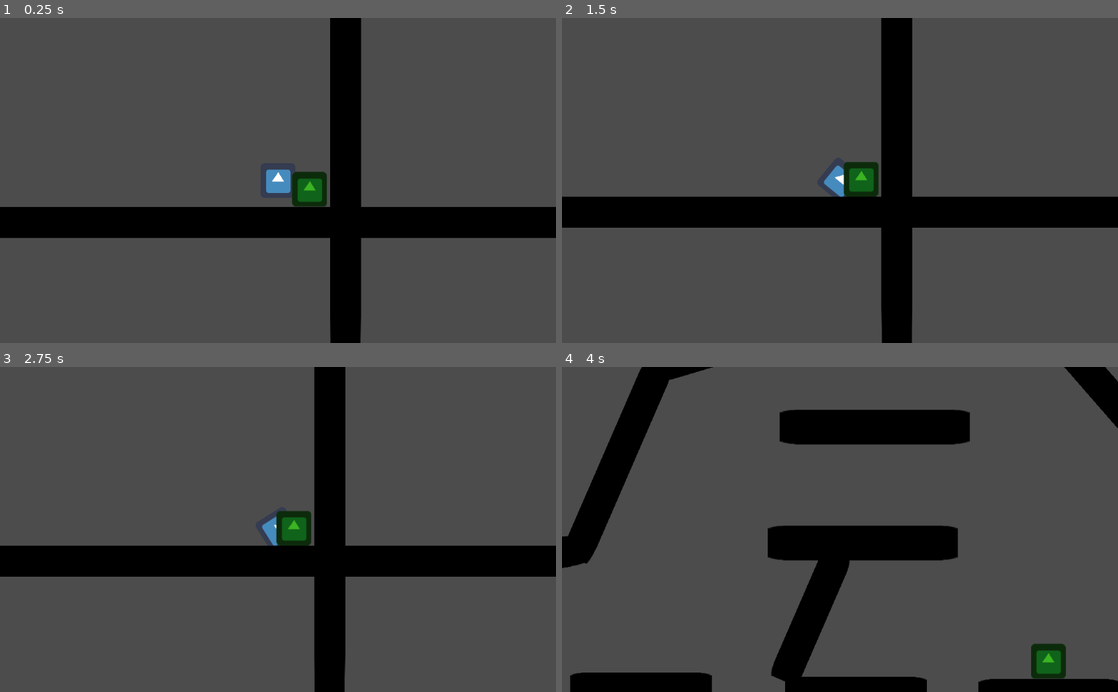
Above: before the commit, frames 1-4 (two rows, left to right).
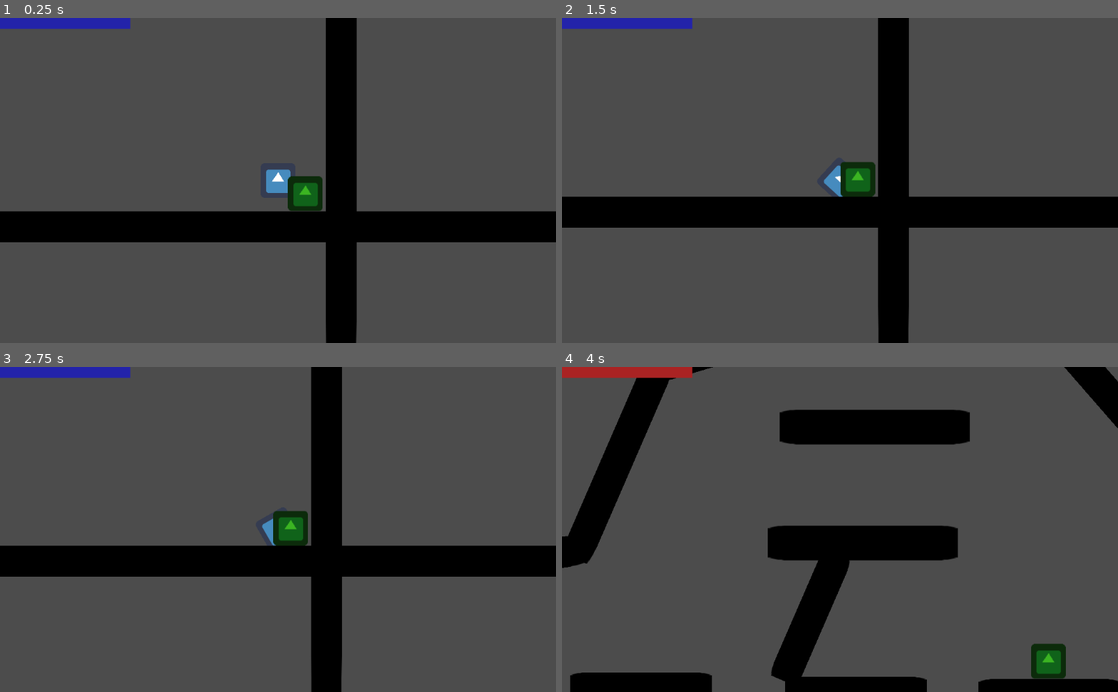
Above: after the commit, the same moments.

Repository: ChibiDenDen/Jook
Game: Godot game, scene res://Scenes/PhysicsGame.tscn
The game is run twice, just before and just after one commit, with the same random seed, the same clock (stepped at 60 frames per second) and the same inputs. The engine's default icon, where the game draws it, is replaced by a stand-in: a white triangle on a blue panel in a dark square.
Inputs (mouse positions are in pixels of both pictures, inside the frame that each line leads up to):
- Up to frame 1 (0.25 s): no input
- Up to frame 2 (1.5 s): move the mouse to (962, 164) at 0.52 s; hold Right (ui_right) 0.53-1.28 s; click (962, 164) at 0.67 s; move the mouse to (728, 196) at 1.27 s; hold Left (ui_left) from 1.28 s (still down)
- Up to frame 3 (2.75 s): tap Enter at 2 s; move the mouse to (333, 458) at 2.02 s; release Left (ui_left) at 2.03 s; hold Right (ui_right) from 2.03 s (still down)
- Up to frame 4 (4 s): move the mouse to (812, 594) at 2.77 s; release Right (ui_right) at 2.78 s; hold Up (ui_up) 2.78-3.53 s; click (812, 594) at 2.92 s; move the mouse to (1006, 578) at 3.52 s; hold Left (ui_left) from 3.53 s (still down)

The runs differ from the first frame. In frame 1, 5.4% of the frame differs, in the area x 0-100%, y 0-100%; in frame 2, 2.2%; in frame 3, 2.1%; in frame 4, 0.8%.

Commit message:
Add fuel implementation and representation
Signed-off-by: DaividFrank <DaividSavernin@outlook.com>

Diff:
--- a/Objects/Player/Player.gd
+++ b/Objects/Player/Player.gd
@@ -26,9 +26,24 @@
 var last_linear_velocity : Vector2
 const survivable_hit_force := 100.0
 
+export var use_fuel := true
+export var max_fuel := 50.0
+export var fuel_empty_time := 1.0
+export var fuel_fill_time := 0.5
+var filling_fuel := false
+var cur_fuel := 50.0
+
+var fuel_progress : ProgressBar
+const RED_COLOR := Color(0.67, 0.14, 0.14)
+const BLUE_COLOR := Color(0.14, 0.14, 0.67)
+
 # Called when the node enters the scene tree for the first time.
 func _ready():
-	pass # Replace with function body.
+	fuel_progress = get_tree().current_scene.get_node("UI").get_fuel()
+	if use_fuel:
+		fuel_progress.max_value = max_fuel
+	else:
+		fuel_progress.visible = false
 
 func set_camera_zoom(zoom : Vector2):
 	$Camera2D.zoom = zoom
@@ -42,12 +57,21 @@
 	$Camera2D.zoom.y = min(max(min_camera_zoom, $Camera2D.zoom.y + zoom_step), max_camera_zoom)
 	last_linear_velocity = linear_velocity
 
+	fuel_progress.value = cur_fuel
+	if use_fuel and $BoostTimer.is_stopped() and !filling_fuel:
+		fuel_progress.get_stylebox("fg").set_bg_color(BLUE_COLOR)
+
 func _integrate_forces(state):
 	if crashed:
 		return
-	if Input.is_action_pressed("ui_up"):
+	if Input.is_action_pressed("ui_up") and cur_fuel > 0 and !filling_fuel:
+		if use_fuel:
+			cur_fuel = max(0, cur_fuel - (max_fuel * state.get_step()) / fuel_empty_time)
 		var cur_thrust = thrust
 		if last_applied_force == Vector2() and $BoostTimer.is_stopped():
+			if use_fuel:
+				cur_fuel = max_fuel
+				fuel_progress.get_stylebox("fg").set_bg_color(RED_COLOR)
 			$BoostTimer.start()
 			cur_thrust *= boost_thrust
 			var farts = BoostFartsScene.instance()
@@ -57,6 +81,9 @@
 		applied_force = cur_thrust.rotated(rotation)
 		$Particles2D.emitting = true
 	else:
+		if use_fuel:
+			cur_fuel = min(max_fuel, cur_fuel + (max_fuel * state.get_step()) / fuel_fill_time)
+			filling_fuel = cur_fuel != max_fuel
 		applied_force = Vector2()
 		$Particles2D.emitting = false
 	last_applied_force = applied_force
--- /dev/null
+++ b/Objects/UI/UI.gd
@@ -0,0 +1,14 @@
+extends CanvasLayer
+
+
+# Declare member variables here. Examples:
+# var a = 2
+# var b = "text"
+
+
+# Called when the node enters the scene tree for the first time.
+func _ready():
+	pass # Replace with function body.
+
+func get_fuel():
+	return $Control/Fuel
--- /dev/null
+++ b/Objects/UI/UI.tscn
@@ -0,0 +1,27 @@
+[gd_scene load_steps=3 format=2]
+
+[ext_resource path="res://Objects/UI/UI.gd" type="Script" id=1]
+
+[sub_resource type="StyleBoxFlat" id=1]
+bg_color = Color( 0.67451, 0.141176, 0.141176, 1 )
+
+[node name="UI" type="CanvasLayer"]
+script = ExtResource( 1 )
+
+[node name="Control" type="Control" parent="."]
+anchor_right = 1.0
+anchor_bottom = 1.0
+margin_right = 40.0
+margin_bottom = 40.0
+__meta__ = {
+"_edit_use_anchors_": false
+}
+
+[node name="Fuel" type="ProgressBar" parent="Control"]
+margin_right = 240.0
+margin_bottom = 20.0
+custom_styles/fg = SubResource( 1 )
+percent_visible = false
+__meta__ = {
+"_edit_use_anchors_": false
+}
--- a/Scenes/PhysicsGame.tscn
+++ b/Scenes/PhysicsGame.tscn
@@ -1,14 +1,15 @@
-[gd_scene load_steps=5 format=2]
+[gd_scene load_steps=6 format=2]
 
 [ext_resource path="res://Objects/Player/Player.tscn" type="PackedScene" id=1]
 [ext_resource path="res://Objects/Obstacles/Walls/Wall.tscn" type="PackedScene" id=2]
 [ext_resource path="res://Objects/Checkpoint/CheckPoint.tscn" type="PackedScene" id=3]
 [ext_resource path="res://Objects/Obstacles/Repulser/Repulser.tscn" type="PackedScene" id=4]
+[ext_resource path="res://Objects/UI/UI.tscn" type="PackedScene" id=5]
 
 [node name="PhysicsGame" type="Node2D"]
 
 [node name="Player" parent="." instance=ExtResource( 1 )]
-position = Vector2( 1712, 832 )
+position = Vector2( 1720, 824 )
 thrust = Vector2( 0, -300 )
 torque = 2500
 
@@ -166,3 +167,5 @@
 [node name="Obstacles" type="Node" parent="."]
 
 [node name="Repulser" parent="Obstacles" instance=ExtResource( 4 )]
+
+[node name="UI" parent="." instance=ExtResource( 5 )]
